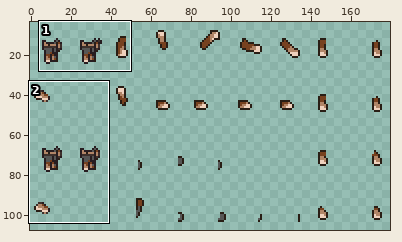
Sprite sheet, stored at Sources/Modules/Yggdrasil/KelpCurtain/Items/Armors/Witherbark/WitherbarkBreastPlate_Body.png. The first picture is a wide view before the edit; the outline marks the close-up.
Close-up. Before the commit:
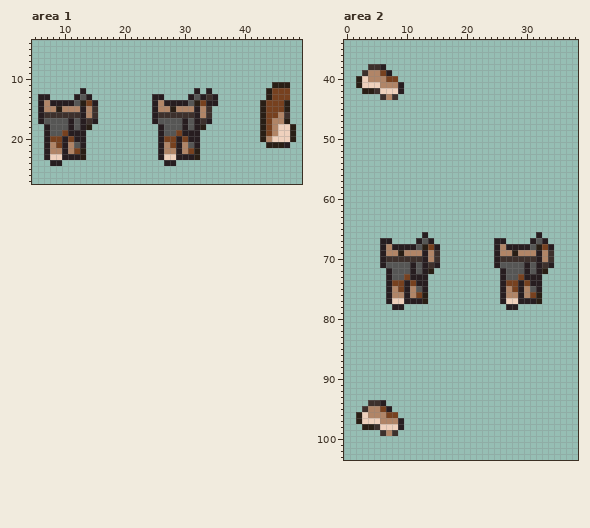
The file is 360x224 pixels, drawn in blocks of 2x2; one block is one cell here. Shown: area 1: x 5..49, y 4..27; area 2: x 0..38, y 34..103. The wide view leaves out empty margins.
After:
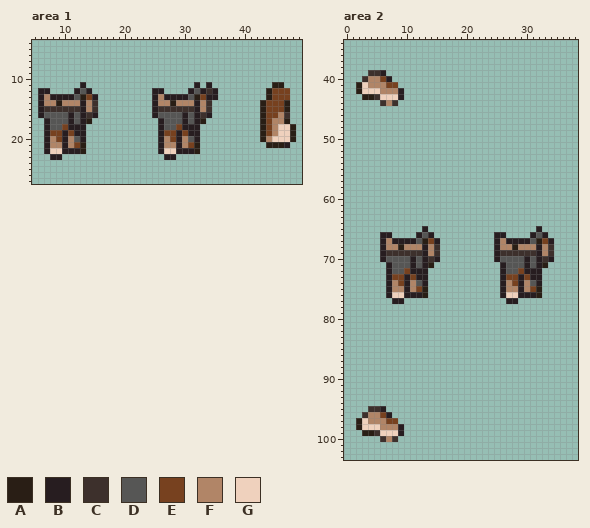
Palette (. is transparent): A #291e15  B #271d20  C #3d302c  D #565655  E #77411f  F #b18567  G #efd1bd
Log entry: fix(KelpCurtain): Fix bugs of witherbark set appearance
Changes in this commit:
Area 1:
y 11: x 13 . -> B; x 32 . -> B; x 34 . -> B; x 47 A -> .
y 12: x 6..7 .. -> BB; x 12..14 .B. -> BDB; x 25..26 .. -> BB; x 31..35 .B.B. -> BDBCB
y 13: x 7..15 B....BDB. -> FBBBBDAEB; x 26..34 B....BDBC -> FBBBBDAEB
y 14: x 8..15 BBBBDAEB -> FAFFFBFC; x 27..35 BBBBDAEBB -> FAFFFBFC.
y 15: x 7..12 FFAFFF -> CCCCCC; x 26..31 FFAFFF -> CCCCCC
y 16: x 7..12 CCCCCC -> DDDDBD; x 14..15 FC -> CB; x 26..31 CCCCCC -> DDDDBD; x 33..34 FC -> CB
y 17: x 6..7 BD -> .B; x 14..15 CB -> A.; x 25..26 BD -> .B; x 33..34 CB -> A.
y 18: x 10 D -> E; x 12 D -> B; x 14 A -> .; x 29 D -> E; x 31 D -> B; x 33 A -> .
y 19: x 8..11 DDEB -> EEBE; x 27..30 DDEB -> EEBE
y 20: x 8 E -> F; x 11..12 EB -> FD; x 27 E -> F; x 30..31 EB -> FD
y 21: x 9 E -> F; x 12..13 DB -> EA; x 28 E -> F; x 31..32 DB -> EA
y 22: x 8..9 FF -> GG; x 11..12 FE -> BB; x 27..28 FF -> GG; x 30..31 FE -> BB
y 23: x 7..13 BGGBBBA -> .BB....; x 26..32 BGGBBBA -> .BB....
y 24: x 8..9 BB -> ..; x 27..28 BB -> ..
Area 2:
y 38: x 4..6 CCB -> ...
y 39: x 3..7 CFFEB -> .CCB.
y 40: x 2..3 AG -> .C; x 6..8 FEE -> EB.
y 41: x 4..5 GG -> FF; x 7..9 FFB -> EE.
y 42: x 2..8 .AACGGG -> AGGGFFF
y 43: x 3..9 ...CFC. -> AACGGGB
y 44: x 6..8 ... -> CFC
y 65: x 13 . -> B; x 32 . -> B
y 66: x 6..7 .. -> BB; x 12..14 .B. -> BDB; x 25..26 .. -> BB; x 31..33 .B. -> BDB
y 67: x 7..15 B....BDB. -> FBBBBDAEB; x 26..34 B....BDB. -> FBBBBDAEB
y 68: x 8..15 BBBBDAEB -> FAFFFBFC; x 27..34 BBBBDAEB -> FAFFFBFC
y 69: x 7..12 FFAFFF -> CCCCCC; x 26..31 FFAFFF -> CCCCCC
y 70: x 7..12 CCCCCC -> DDDDBD; x 14..15 FC -> CB; x 26..31 CCCCCC -> DDDDBD; x 33..34 FC -> CB
y 71: x 6..7 BD -> .B; x 14..15 CB -> A.; x 25..26 BD -> .B; x 33..34 CB -> A.
y 72: x 10 D -> E; x 12 D -> B; x 14 A -> .; x 29 D -> E; x 31 D -> B; x 33 A -> .
y 73: x 8..11 DDEB -> EEBE; x 27..30 DDEB -> EEBE
y 74: x 8 E -> F; x 11..12 EB -> FD; x 27 E -> F; x 30..31 EB -> FD
y 75: x 9 E -> F; x 12..13 DB -> EA; x 28 E -> F; x 31..32 DB -> EA
y 76: x 8..9 FF -> GG; x 11..12 FE -> BB; x 27..28 FF -> GG; x 30..31 FE -> BB
y 77: x 7..13 BGGBBBA -> .BB....; x 26..32 BGGBBBA -> .BB....
y 78: x 8..9 BB -> ..; x 27..28 BB -> ..
y 94: x 4..6 CCB -> ...
y 95: x 3..7 CFFEB -> .CCB.
y 96: x 2..3 AG -> .C; x 6..8 FEE -> EB.
y 97: x 4..5 GG -> FF; x 7..9 FFB -> EE.
y 98: x 2..8 .AACGGG -> AGGGFFF
y 99: x 3..9 ...CFC. -> AACGGGB
y 100: x 6..8 ... -> CFC
Boxes around the changes in both close-ups, in picture pixels (x1, y1, x2, y2):
changed: (38, 82, 98, 166)
changed: (152, 82, 218, 166)
erased: (284, 82, 290, 88)
changed: (356, 64, 404, 106)
changed: (380, 226, 440, 310)
changed: (494, 226, 554, 310)
changed: (356, 400, 404, 442)
